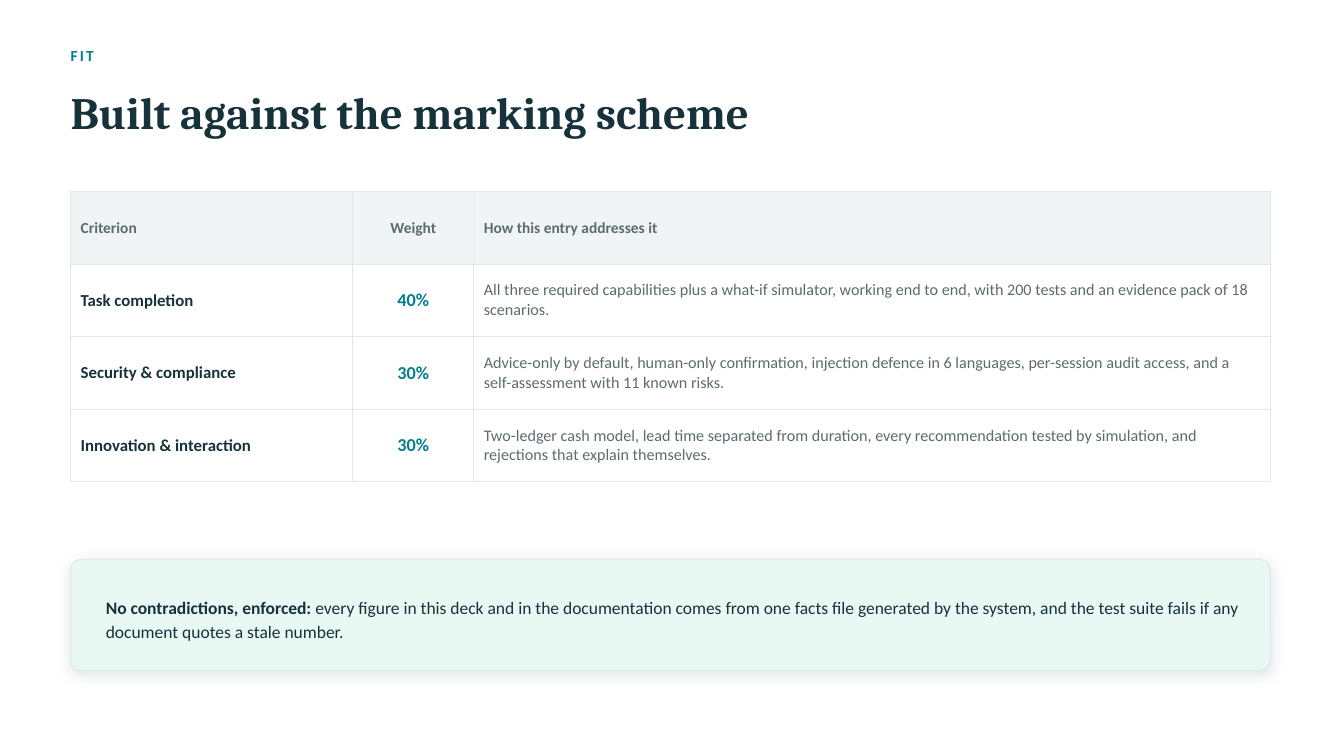
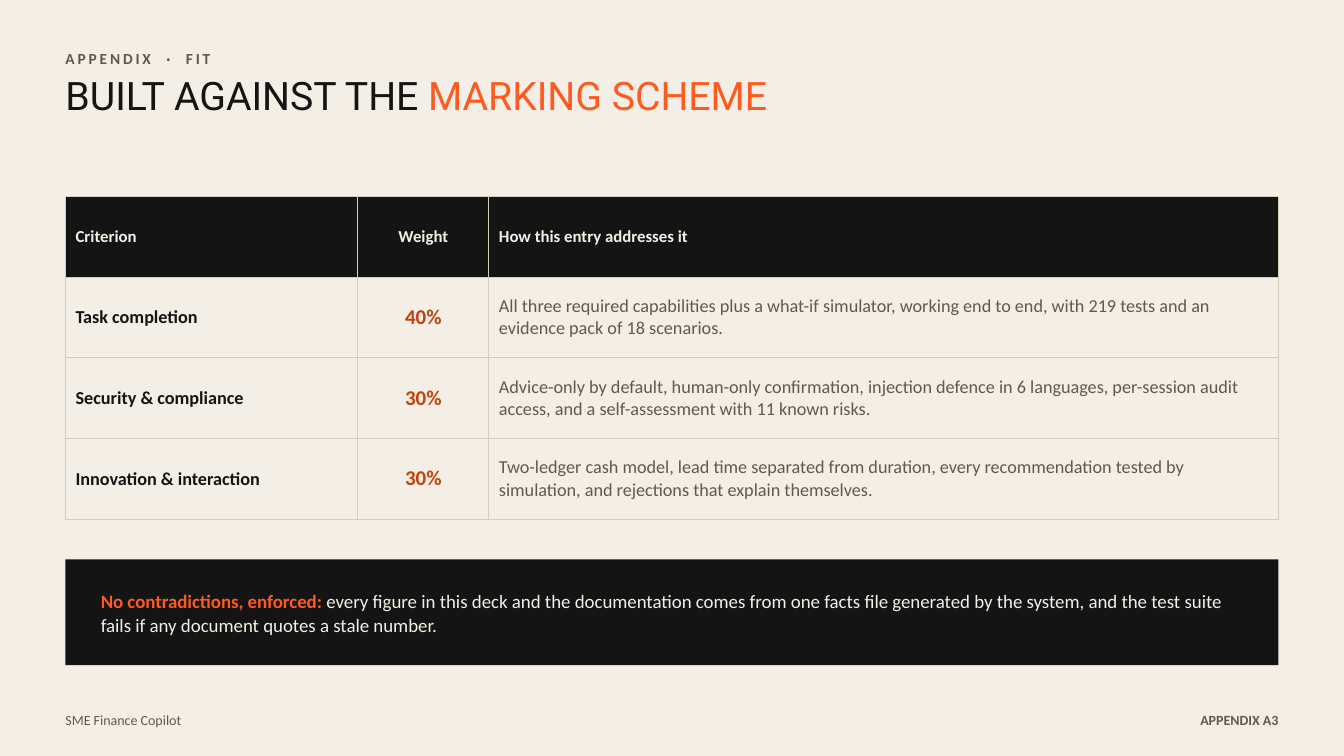
Before and after one commit to mhmdzaid012-arch/sme-finance-copilot, a slide deck: slide 16 of SME-Finance-Copilot-Pitch.pptx (slide 15 before the commit). Drawn at 1344x756 pixels with LibreOffice and Linux fonts; fonts in the diff are those of the drawing. Boxes give left, top, right and bottom in pixels: in the first picture for what was removed or moved away, otherwise in the second. Text is boxed around its words. In the diff, an @@ line names an element or a change of style, - is before the commit and + after.

```diff
--- a/SME-Finance-Copilot-Pitch.pptx
+++ b/SME-Finance-Copilot-Pitch.pptx
@@ background #FFFFFF to #F4EFE6 @@
@@ text at box(65, 54, 210, 64): text changed; text colour #028090 to #5F594F @@
-FIT
+APPENDIX · FIT
@@ text at box(65, 81, 767, 111): text changed; size 32 to 28 pt; font Cambria to Roboto; text colour #16323A to #141414; bold off @@
-Built against the marking scheme
+BUILT AGAINST THE MARKING SCHEME
@@ text "BUILT AGAINST THE MARKING SCHEME" at box(65, 81, 767, 111): vertical alignment middle to top @@
@@ table at box(66, 197, 1278, 503) @@
-row 2, column 3: All three required capabilities plus a what-if simulator, working end to end, with 200 tests and an evidence pack of 18 scenarios.
+row 2, column 3: All three required capabilities plus a what-if simulator, working end to end, with 219 tests and an evidence pack of 18 scenarios.
@@ fill #F0F4F4 to #141414 in row 1 @@
@@ fill none to #F4EFE6 in 9 cells @@
@@ size 11 to 12 pt, text colour #5C6B70 to #F4EFE6 in "Criterion", "Weight", "How this entry addresses it" @@
@@ size 12 to 13 pt, text colour #16323A to #141414 in "Task completion", "Security & compliance", "Innovation & interaction" @@
@@ size 13 to 15 pt, text colour #028090 to #C2410C in "40%", "30%", "30%" @@
@@ size 11.5 to 13 pt, text colour #5C6B70 to #5F594F in "Advice-only by default, human-only confirmation, injection d ...", "Two-ledger cash model, lead time separated from ..." @@
@@ borders changed @@
@@ table: place and size @@
-table at box(71, 192, 1270, 467)
+table at box(66, 197, 1278, 503)
@@ rectangle added at box(66, 560, 1278, 665), fill #141414 @@
@@ rounded rectangle removed at box(71, 560, 1270, 670) @@
@@ text at box(101, 594, 1222, 635): text changed; size 12.5 to 13.5 pt; text colour #16323A to #F4EFE6 @@
-No contradictions, enforced: every figure in this deck and in the documentation comes from one facts file generated by the system, and the test suite fails if any document quotes a stale number.
+No contradictions, enforced: every figure in this deck and the documentation comes from one facts file generated by the system, and the test suite fails if any document quotes a stale number.
@@ text added at box(65, 715, 182, 727), 10 pt, text #5F594F @@
+SME Finance Copilot
@@ text added at box(1200, 716, 1279, 725), 10 pt, text #5F594F, bold @@
+APPENDIX A3
```
Also in this commit, not shown: 15 other slides changed, 1 slide removed, 16 other files.
